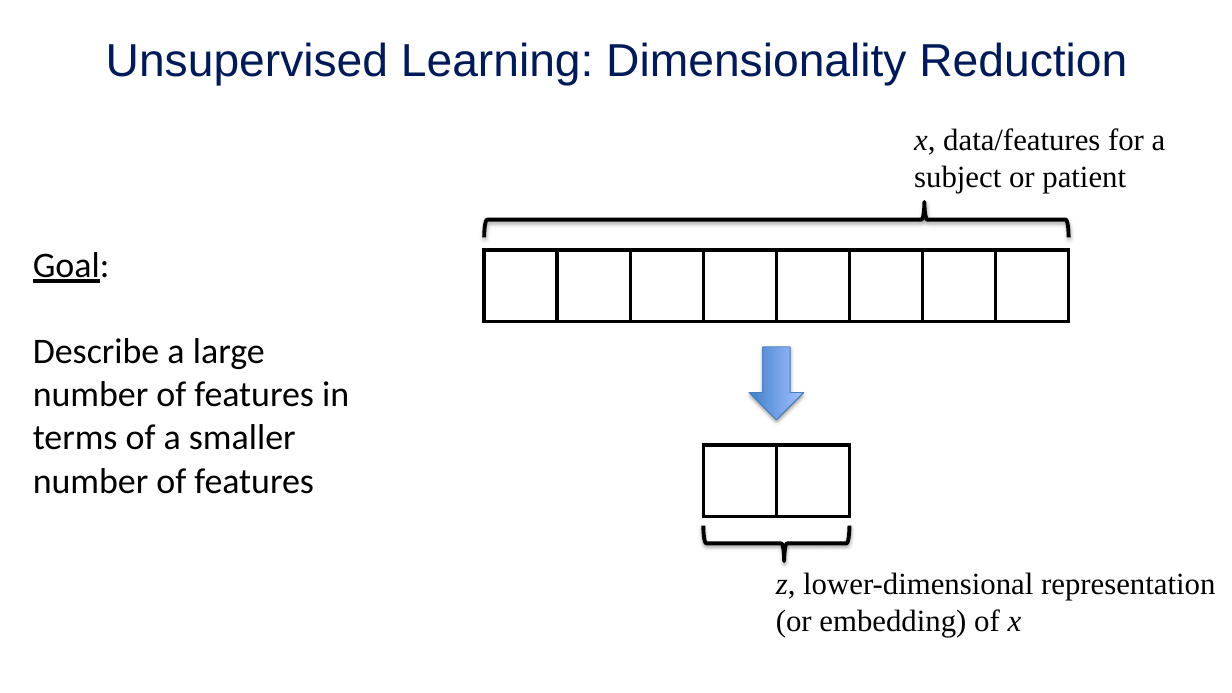
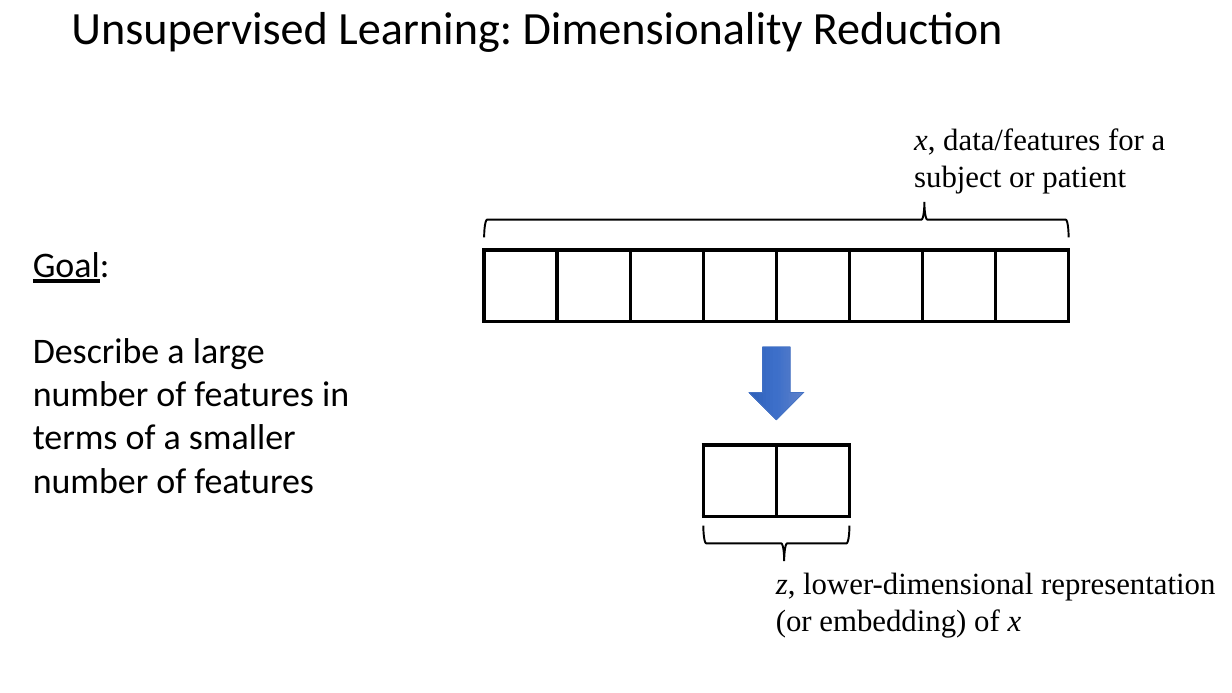
Before and after one commit to mengelhard/mmci_applied_ds, a slide deck: slide 11 of lectures/ll14.pptx. Drawn at 1232x693 pixels with LibreOffice and Linux fonts; fonts in the diff are those of the drawing; background and template pictures are left out. Boxes give left, top, right and bottom in pixels: in the first picture for what was removed or moved away, otherwise in the second. Text is boxed around its words. In the diff, an @@ line names an element or a change of style, - is before the commit and + after.

```diff
--- a/lectures/ll14.pptx
+++ b/lectures/ll14.pptx
@@ title "Unsupervised Learning: Dimensionality Reduction" at (x1=71, y1=12, x2=1003, y2=52): font Arial to Calibri, text colour #001A57 to #000000; alignment centre to left; line spacing 1 to 0.9; vertical alignment middle to top @@
@@ left brace at (x1=484, y1=202, x2=1069, y2=237): outline #000000 3 pt to #000000 1.5 pt; shadow off @@
@@ right arrow at (x1=750, y1=347, x2=804, y2=420): fill gradient #3F80CE to #A4C4FF to gradient #6183CB to #3E70CA to #3062BB; outline #4B7EBC 0.75 pt to #4472C4 0.5 pt; shadow off @@
@@ left brace at (x1=703, y1=526, x2=849, y2=561): outline #000000 3 pt to #000000 1.5 pt; shadow off @@
```
Also in this commit, not shown: 40 other slides changed, 4 other files.
